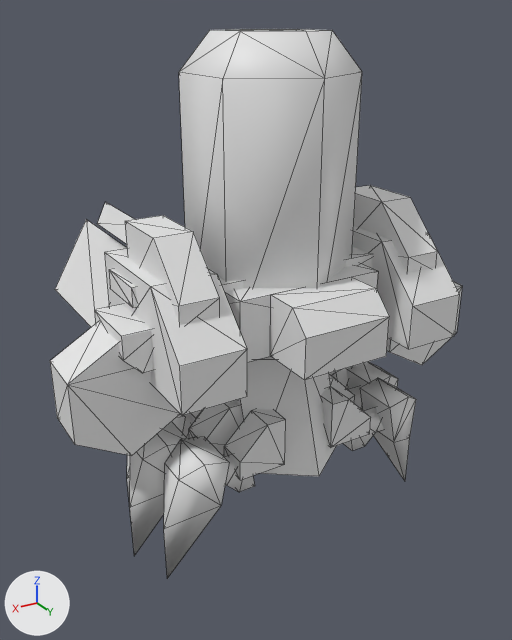
The FBX model Union_finished_raw/crawler_trooper/crawler_trooper.fbx: old version first, new version second.
Camera for both pictures: a 50 mm camera at (5.37, 8.45, 7.45) aimed at (0.15, -0.23, 3.11). Every picture has the same lights, and +X, +Y and +Z are marked at lower left. Mesh edges are drawn as thin lines. Where no turn or scale is listed for an object, it has been applied to the vertices.

The first picture shows 'crawler_trooper'.
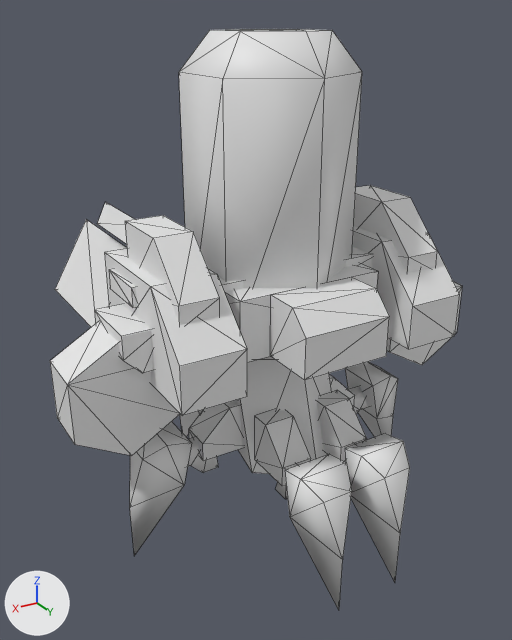
The newer file is also rescaled (x0.737) as a whole; pictures and numbers use the older file's frame.

The change, as JSON lines over the scene's bpy script:
```json
{"block": "me_mesh", "where": "# used by ob_crawler_trooper; location = (0.0, 0.0, 0.26)"}
{"op": "remove", "block": "me_mesh", "code": "me_mesh.from_pydata(...)  # 382 vertices, 577 faces; spans x -3.38..3.38, y -3.35..1.86, z -0.43..7.01"}
{"op": "add", "block": "me_mesh", "code": "me_mesh.from_pydata(...)  # 382 vertices, 577 faces; spans x -3.38..3.38, y -3.35..2.62, z -0.43..7.01"}
{"block": "me_mesh", "change": "me_mesh part 1: the loose piece of 10 vertices spanning x 0.91..1.76, y 0.65..0.99, z 0.79..1.35 is turned 90 degrees about the z axis through its middle, then moved by (-0.82, 0.82, 0.0)"}
{"block": "me_mesh", "change": "me_mesh part 2: the loose piece of 10 vertices spanning x 0.42..1.19, y 0.58..1.06, z 1.05..1.82 is turned 90 degrees about the z axis through its middle, then moved by (-0.29, 0.29, 0.0)"}
{"block": "me_mesh", "change": "me_mesh part 3: the loose piece of 10 vertices spanning x 1.44..2.32, y 0.45..1.2, z -0.43..1.61 is turned 90 degrees about the z axis through its middle, then moved by (-1.37, 1.36, 0.0)"}
{"block": "me_mesh", "change": "me_mesh part 4: the loose piece of 10 vertices spanning x 0.91..1.76, y -0.76..-0.41, z 0.79..1.35 is turned -90 degrees about the z axis through its middle, then moved by (-0.82, -0.82, 0.0)"}
{"block": "me_mesh", "change": "me_mesh part 5: the loose piece of 10 vertices spanning x 0.42..1.19, y -0.82..-0.35, z 1.05..1.82 is turned -90 degrees about the z axis through its middle, then moved by (-0.29, -0.29, 0.0)"}
{"block": "me_mesh", "change": "me_mesh part 6: the loose piece of 10 vertices spanning x 1.44..2.32, y -0.96..-0.2, z -0.43..1.61 is turned -90 degrees about the z axis through its middle, then moved by (-1.36, -1.37, 0.0)"}
{"block": "me_mesh", "change": "me_mesh part 7: the loose piece of 10 vertices spanning x -1.76..-0.91, y 0.65..0.99, z 0.79..1.35 is turned -90 degrees about the z axis through its middle, then moved by (0.82, 0.82, 0.0)"}
{"block": "me_mesh", "change": "me_mesh part 8: the loose piece of 10 vertices spanning x -1.19..-0.42, y 0.58..1.06, z 1.05..1.82 is turned -90 degrees about the z axis through its middle, then moved by (0.29, 0.29, 0.0)"}
{"block": "me_mesh", "change": "me_mesh part 9: the loose piece of 10 vertices spanning x -2.32..-1.44, y 0.45..1.2, z -0.43..1.61 is turned -90 degrees about the z axis through its middle, then moved by (1.37, 1.36, 0.0)"}
{"block": "me_mesh", "change": "me_mesh part 10: the loose piece of 10 vertices spanning x -2.32..-1.44, y -0.96..-0.2, z -0.43..1.61 is turned 90 degrees about the z axis through its middle, then moved by (1.36, -1.37, 0.0)"}
{"block": "me_mesh", "change": "me_mesh part 11: edges marked sharp go from 461 to 0"}
```

Pixel boxes [x1, y1, x2, y2] of what changed, in the pictures (512 x 640 px; the box of a moved part takes in the faces that stretch with it):
```json
{"object": "crawler_trooper", "change": "reshaped", "before": [50, 29, 462, 579], "after": [50, 29, 462, 610]}
{"part": 1, "of": "me_mesh", "change": "moved or reshaped", "before": [225, 455, 255, 492], "after": [276, 465, 297, 499]}
{"part": 2, "of": "me_mesh", "change": "moved or reshaped", "before": [224, 409, 286, 480], "after": [255, 410, 311, 486]}
{"part": 3, "of": "me_mesh", "change": "moved or reshaped", "before": [164, 437, 229, 579], "after": [285, 454, 352, 610]}
{"part": 4, "of": "me_mesh", "change": "moved or reshaped", "before": [182, 414, 192, 438], "on screen": "not visible afterwards"}
{"part": 5, "of": "me_mesh", "change": "moved or reshaped", "before": [190, 409, 204, 424], "on screen": "not visible afterwards"}
{"part": 6, "of": "me_mesh", "change": "moved or reshaped", "before": [127, 414, 185, 505], "after": [180, 411, 200, 437]}
{"part": 7, "of": "me_mesh", "change": "moved or reshaped", "before": [343, 407, 384, 451], "on screen": "not visible afterwards"}
{"part": 8, "of": "me_mesh", "change": "moved or reshaped", "before": [321, 387, 371, 448], "after": [317, 390, 367, 462]}
{"part": 9, "of": "me_mesh", "change": "moved or reshaped", "before": [360, 378, 416, 481], "after": [345, 433, 410, 582]}
{"part": 10, "of": "me_mesh", "change": "moved or reshaped", "before": [329, 367, 350, 389], "on screen": "not visible afterwards"}
{"part": 11, "of": "me_mesh", "change": "shading changed", "before": [50, 29, 462, 556], "after": [50, 29, 462, 556]}
```
